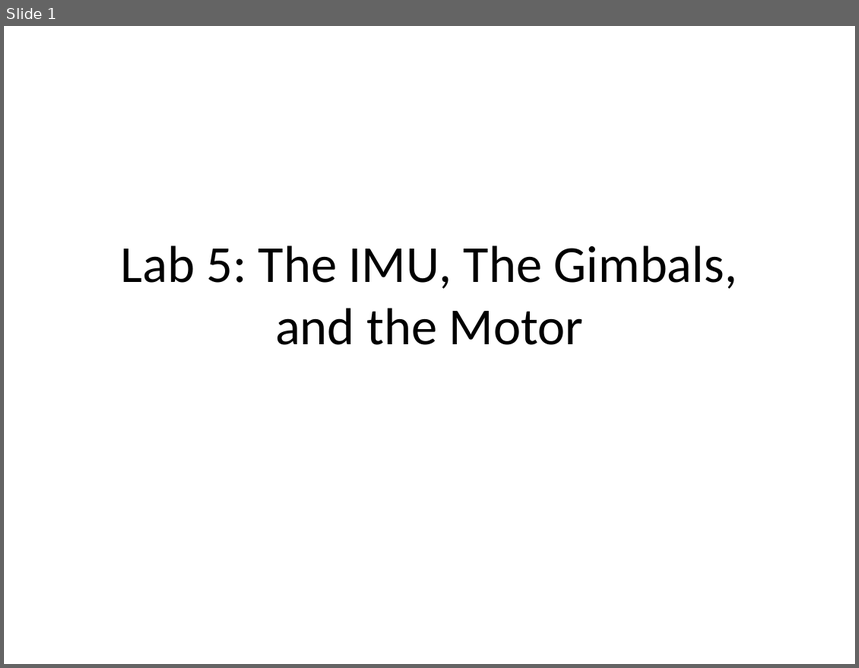
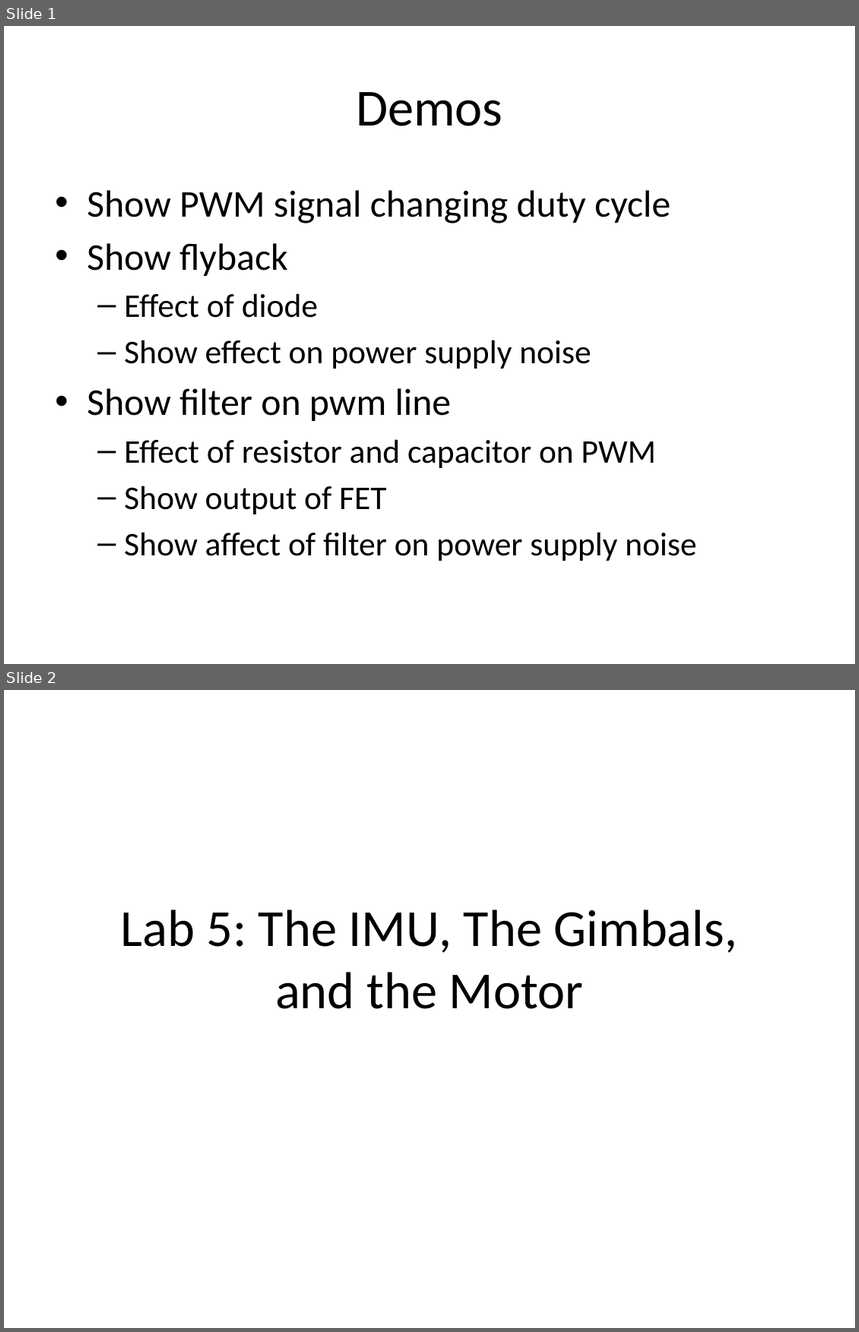
Before and after one commit to NVSL/QuadClass-Resources, a slide deck: Lecture Slides/Lab05-IMU-Gimbals-Motors.pptx. Shown one above the other, each under a label of ours: slide 1 before the commit, slides 1 and 2 after it. The pictures are 859x668 and 859x1332 pixels, drawn with LibreOffice and Linux fonts; fonts in the diff are those of the drawing. Boxes give left, top, right and bottom in pixels: in the first picture for what was removed or moved away, otherwise in the second. Text is boxed around its words. In the diff, an @@ line names an element or a change of style, - is before the commit and + after.

```diff
--- a/Lecture Slides/Lab05-IMU-Gimbals-Motors.pptx
+++ b/Lecture Slides/Lab05-IMU-Gimbals-Motors.pptx
@@ slide 1 added at [4,26,855,664], background #FFFFFF @@
@@ title added at [356,92,503,126], 44 pt, text #000000 @@
+Demos
@@ text added at [87,190,696,561], 28 pt, text #000000 @@
+• Show PWM signal changing duty cycle
+• Show flyback
+  – Effect of diode
+  – Show effect on power supply noise
+• Show filter on pwm line
+  – Effect of resistor and capacitor on PWM
+  – Show output of FET
+  – Show affect of filter on power supply noise
@@ what was slide 1 is now slide 2 @@
```
Also in this commit, not shown: 6 other files.
